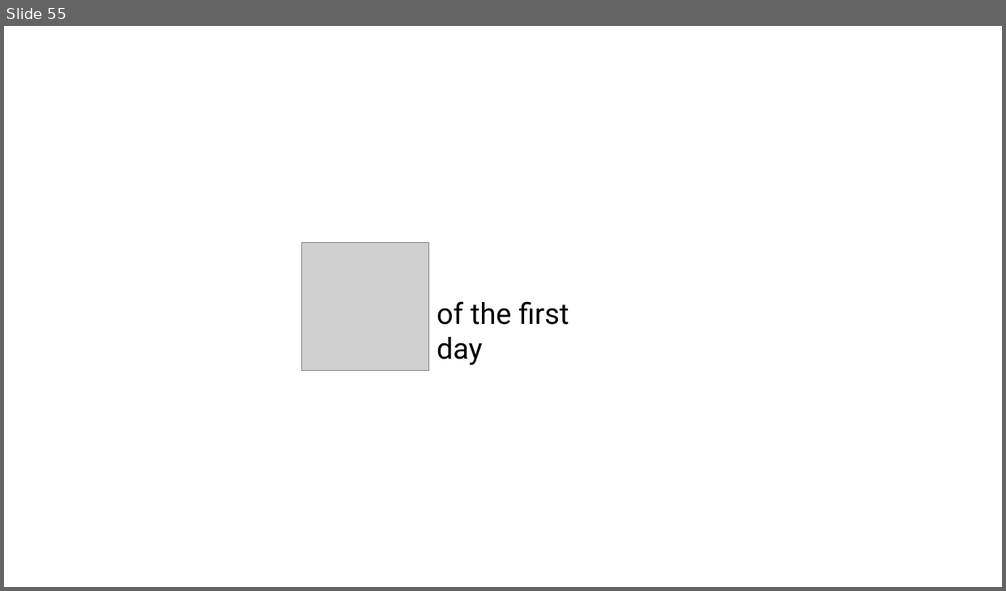
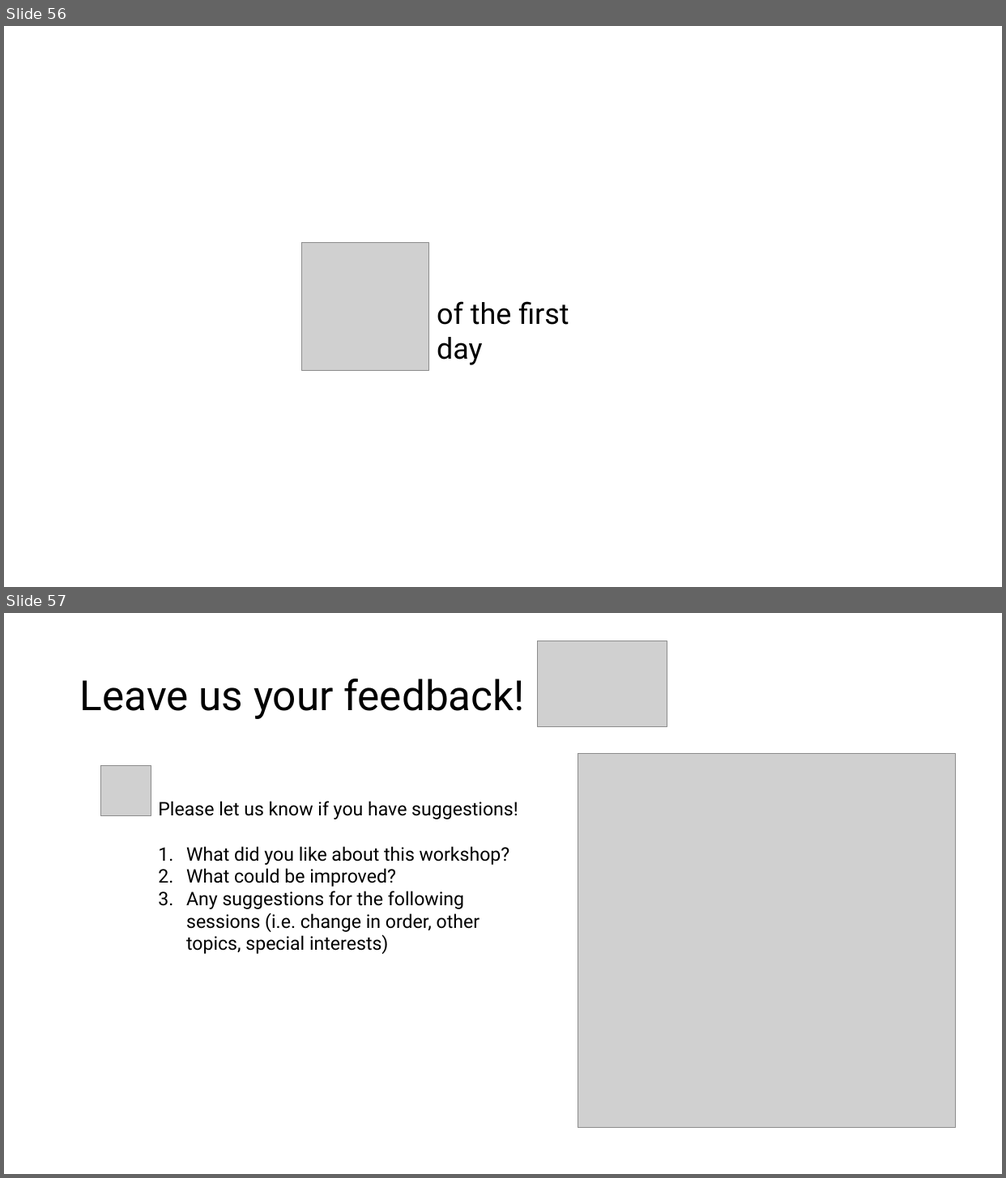
Before and after one commit to hurwitzlab/brc_hazel_training, a slide deck: slides/brc_hazel_week_d1.pptx. Shown one above the other, each under a label of ours: slide 55 before the commit, slides 56 and 57 after it. The pictures are 1006x591 and 1006x1178 pixels, drawn with LibreOffice and Linux fonts; fonts in the diff are those of the drawing; grey boxes stand for pictures. Boxes give left, top, right and bottom in pixels: in the first picture for what was removed or moved away, otherwise in the second. Text is boxed around its words. In the diff, an @@ line names an element or a change of style, - is before the commit and + after.

Commit message:
added qr code feedback

```diff
--- a/slides/brc_hazel_week_d1.pptx
+++ b/slides/brc_hazel_week_d1.pptx
@@ slide 57 added at (4, 613, 1002, 1174), background #FFFFFF @@
@@ picture added at (538, 641, 667, 726) @@
@@ title added at (80, 679, 525, 719), 40 pt, text #000000 @@
+Leave us your feedback!
@@ picture added at (578, 754, 956, 1129) @@
@@ picture added at (100, 766, 151, 815) @@
@@ text added at (158, 801, 518, 954), 18 pt, text #000000 @@
+Please let us know if you have suggestions!
+1. What did you like about this workshop?
+2. What could be improved?
+3. Any suggestions for the following sessions (i.e. change in order, other topics, special interests)
@@ what was slide 55 is now slide 56 @@
```
Also in this commit, not shown: 1 slide changed, 1 other slide added, 3 other files.
